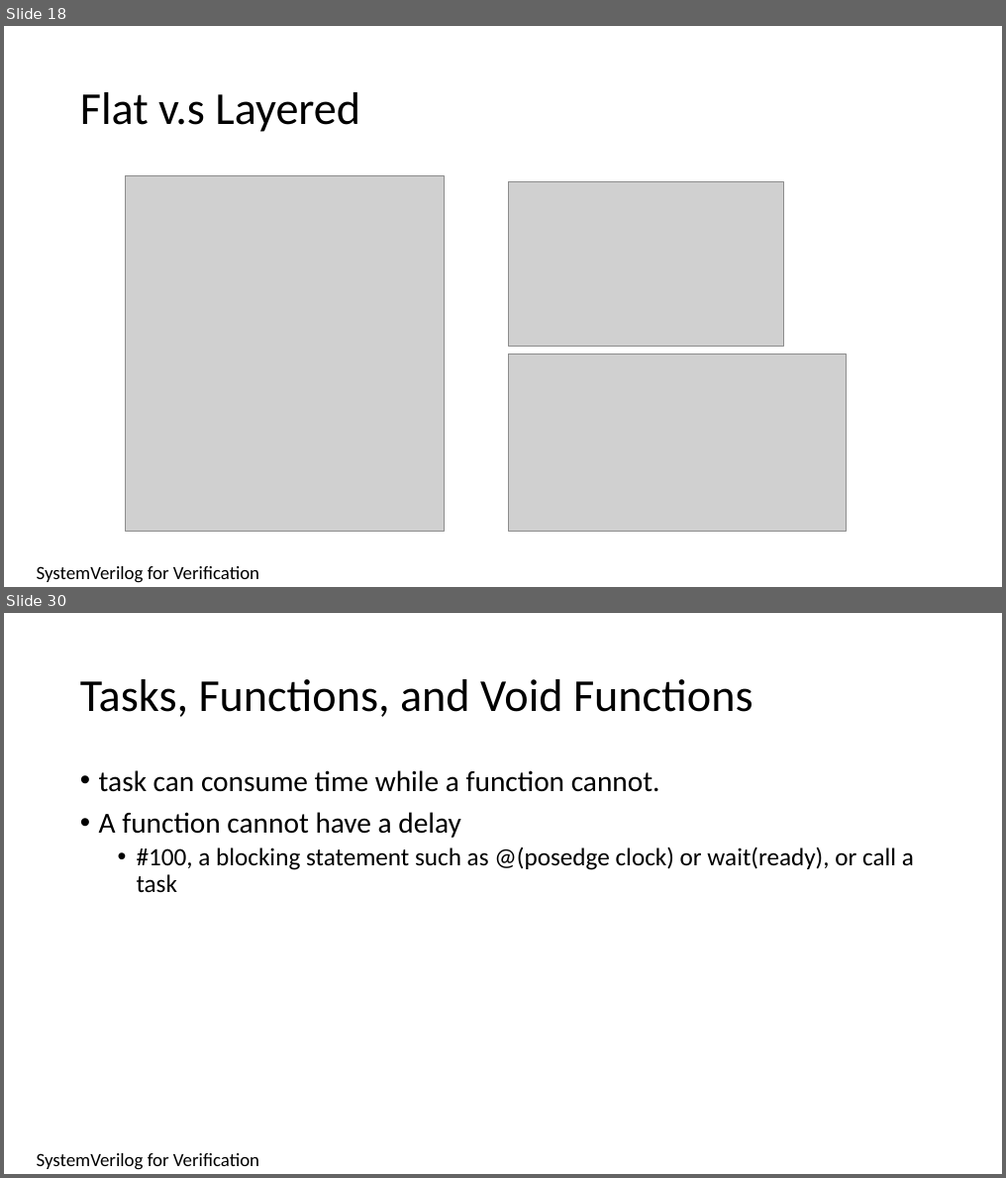
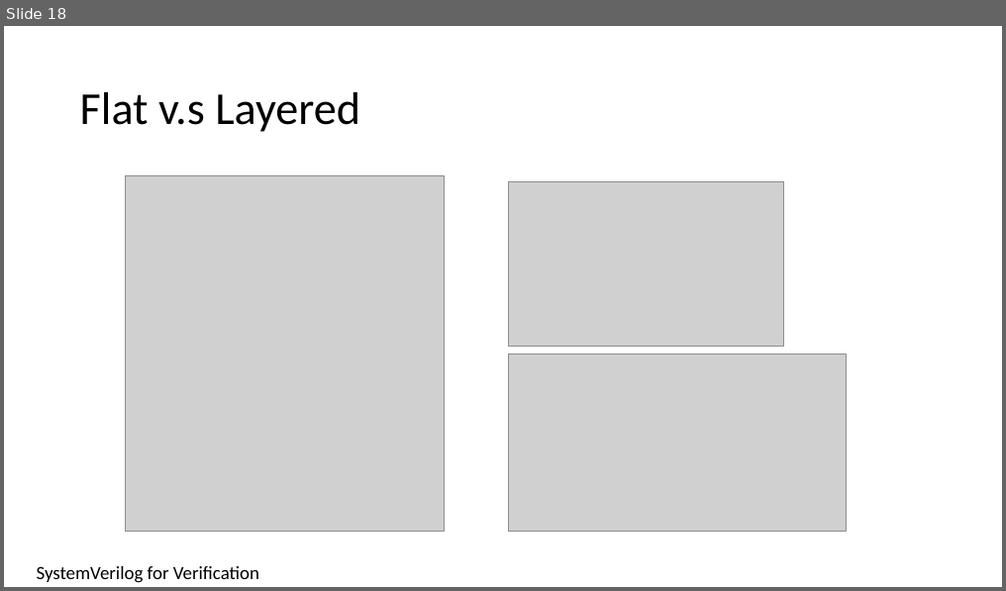
Before and after one commit to isomoye/EEGR471, a slide deck: sections/Segment_4.pptm. Shown one above the other, each under a label of ours: slides 18 and 30 before the commit, slide 18 after it; the slides between them are not shown. The pictures are 1006x1178 and 1006x591 pixels, drawn with LibreOffice and Linux fonts; fonts in the diff are those of the drawing; grey boxes stand for pictures. Boxes give left, top, right and bottom in pixels: in the first picture for what was removed or moved away, otherwise in the second. Text is boxed around its words. In the diff, an @@ line names an element or a change of style, - is before the commit and + after.

```diff
--- a/sections/Segment_4.pptm
+++ b/sections/Segment_4.pptm
@@ slide 30 removed at (4,613,1002,1174), background #FFFFFF @@
@@ title removed at (80,679,753,717) @@
-Tasks, Functions, and Void Functions
@@ text removed at (99,770,914,893) @@
-• task can consume time while a function cannot.
-• A function cannot have a delay
-  • #100, a blocking statement such as @(posedge clock) or wait(ready), or call a task
@@ text removed at (37,1154,259,1170) @@
-SystemVerilog for Verification
```
Also in this commit, not shown: 1 slide changed, 94 other slides removed, 19 other files.
